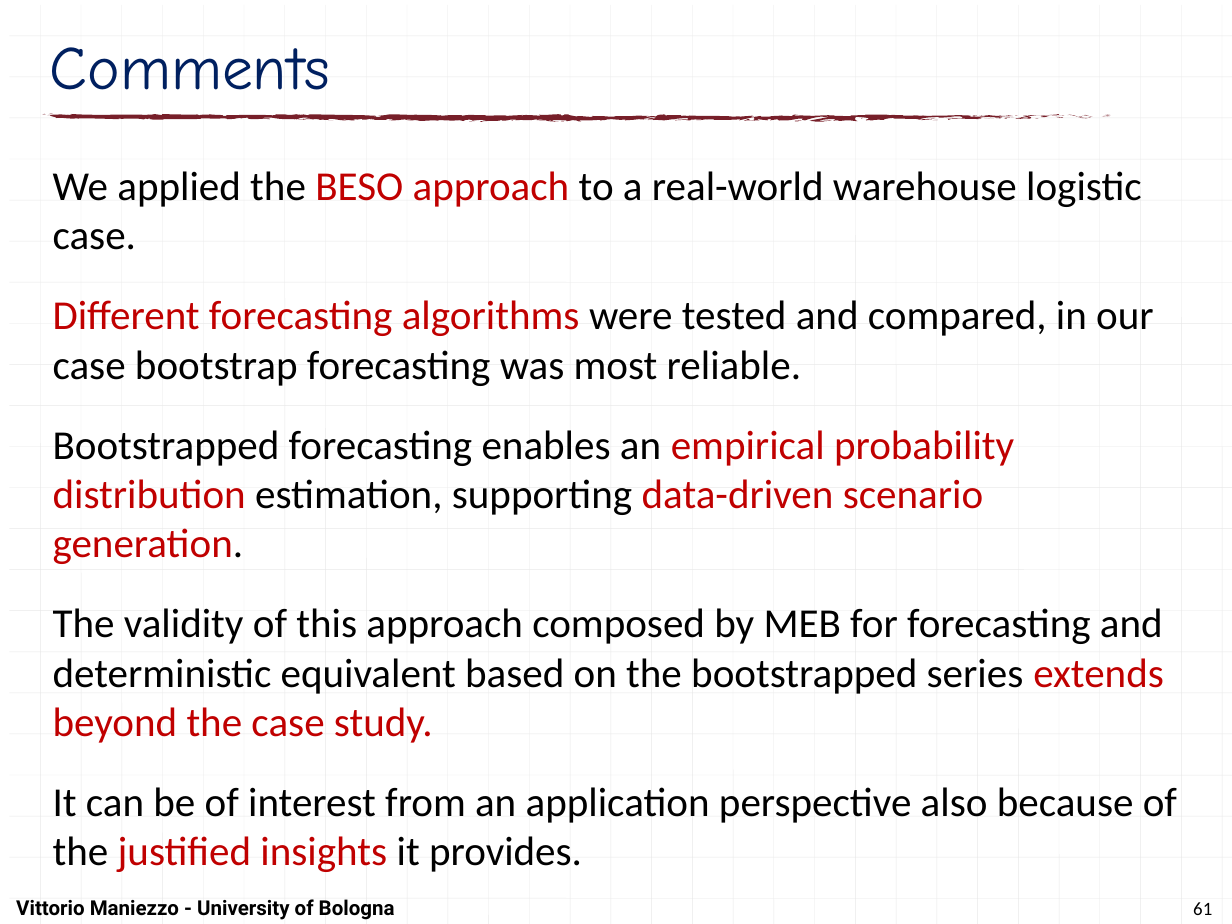
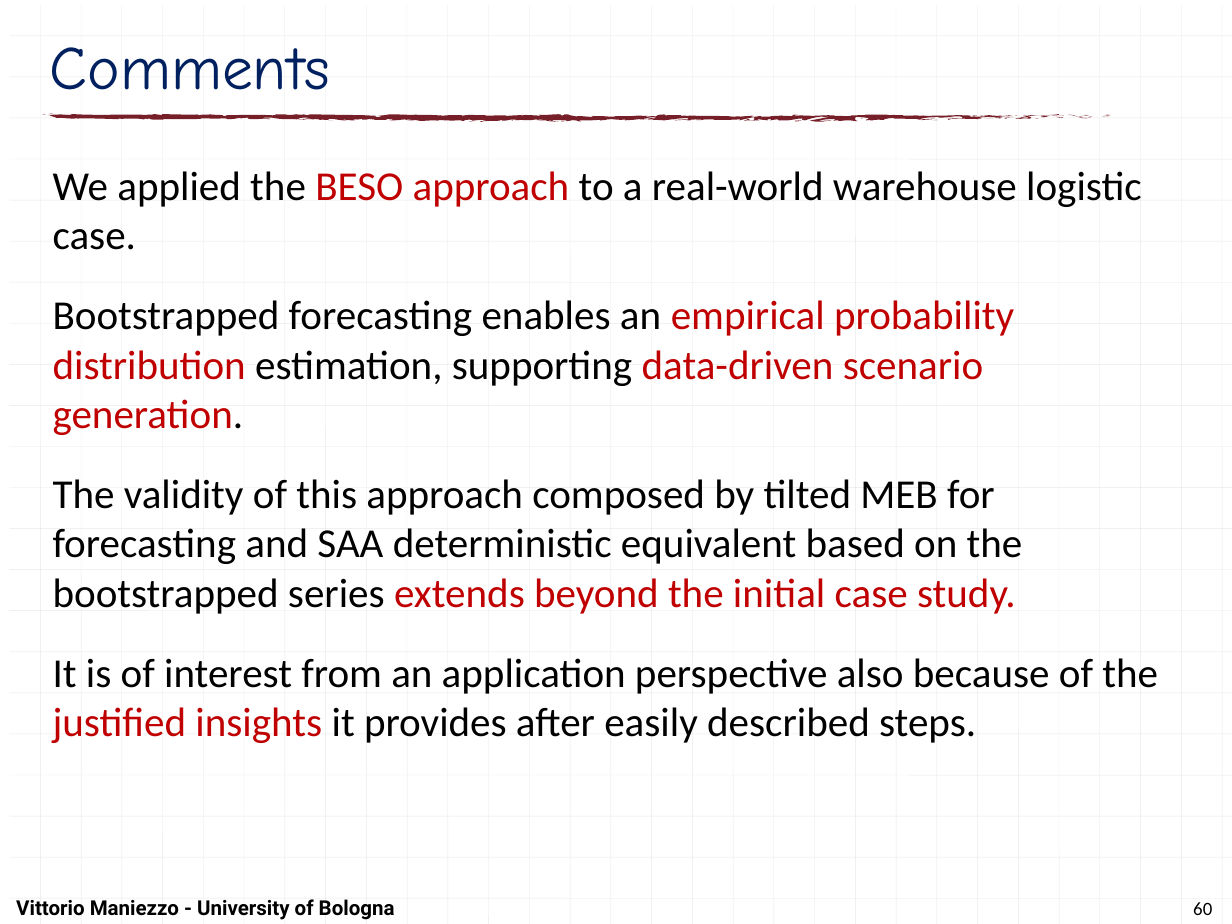
Before and after one commit to maniezzo/GDOforecast, a slide deck: slide 60 of doc/Schedulingseminar/schedulingSeminarXdock.pptx (slide 61 before the commit). Drawn at 1232x924 pixels with LibreOffice and Linux fonts; fonts in the diff are those of the drawing. Boxes give left, top, right and bottom in pixels: in the first picture for what was removed or moved away, otherwise in the second. Text is boxed around its words. In the diff, an @@ line names an element or a change of style, - is before the commit and + after.

Commit message:
Boh

```diff
--- a/doc/Schedulingseminar/schedulingSeminarXdock.pptx
+++ b/doc/Schedulingseminar/schedulingSeminarXdock.pptx
@@ text at (53, 300, 1154, 386): paragraph removed @@
-Different forecasting algorithms were tested and compared, in our case bootstrap forecasting was most reliable.
@@ text at (53, 479, 1158, 743): text changed @@
-The validity of this approach composed by MEB for forecasting and deterministic equivalent based on the bootstrapped series extends beyond the case study.
-It can be of interest from an application perspective also because of the justified insights it provides.
+The validity of this approach composed by tilted MEB for forecasting and SAA deterministic equivalent based on the bootstrapped series extends beyond the initial case study.
+It is of interest from an application perspective also because of the justified insights it provides after easily described steps.
@@ page number at (1193, 902, 1212, 915): text changed @@
-61
+60
```
Also in this commit, not shown: 13 other slides changed, 2 slides added, 3 slides removed.
